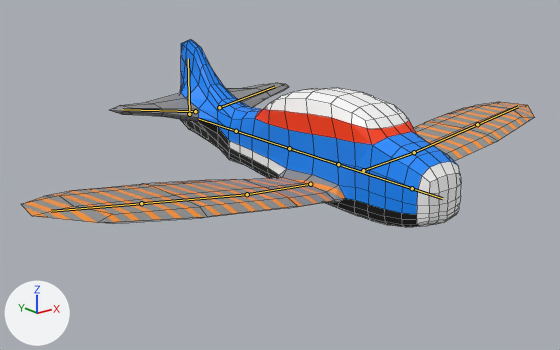
Two versions of the Blender file Assets/PlayerControl/plane.blend, one commit apart.
The view is the same before and after, from a 50 mm lens placed at (-3.31, -3.53, 1.44), pointed at (-0.07, 0.52, -0.18). Every picture has the same lights, and +X, +Y and +Z are marked at lower left. The bones that bend it are drawn over the model as lines. Mesh edges are drawn as thin lines.
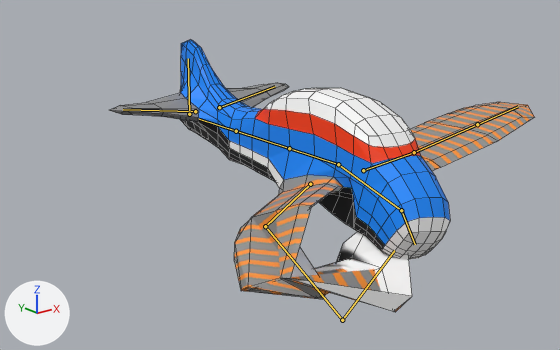
The newer file adds an action. The first version stands in its rest pose; the second is drawn at frame 43 of the action 'NoseScratch'.

Where the change shows, as pixel boxes [x1, y1, x2, y2] in the pictures (560 x 350 px):
'Cube', posed (17% narrower, 45% taller): before [21, 40, 534, 227]; after [109, 40, 534, 312]
bone 'Wing.R.001', root to tip: before (310, 184) to (247, 194); after (310, 184) to (265, 226)
bone 'Wing.R.002', root to tip: before (247, 194) to (141, 203); after (265, 226) to (342, 320)
bone 'Wing.R.003', root to tip: before (141, 203) to (51, 211); after (342, 320) to (394, 250)
bone 'BodyFront', root to tip: before (338, 164) to (412, 188); after (338, 164) to (401, 210)
bone 'Nosetip', root to tip: before (412, 188) to (442, 198); after (401, 210) to (415, 244)

Edits to the bpy script that builds the scene:
```text
Change bone_wing_r_001:
    where bone_wing_r_001 = bpy.data.objects['Armature'].pose.bones['Wing.R.001']  # child of 'Root'
    bone_wing_r_001.rotation_quaternion: (1.0, 0.0, 0.0, 0.0) -> (0.954, -0.096, 0.204, -0.197)  # degrees (0, 0, 0) -> degrees (-16, 21, -26)
Change bone_wing_r_002:
    where bone_wing_r_002 = bpy.data.objects['Armature'].pose.bones['Wing.R.002']  # child of 'Wing.R.001'
    bone_wing_r_002.rotation_quaternion: (1.0, 0.0, 0.0, 0.0) -> (0.655, -0.696, 0.289, -0.057)  # degrees (0, 0, 0) -> degrees (-98, 17, -30)
Change bone_wing_r_003:
    where bone_wing_r_003 = bpy.data.objects['Armature'].pose.bones['Wing.R.003']  # child of 'Wing.R.002'
    bone_wing_r_003.rotation_quaternion: (1.0, 0.0, 0.0, 0.0) -> (0.453, -0.718, 0.418, -0.324)  # degrees (0, 0, 0) -> degrees (-112, -5, -64)
Change bone_bodyfront:
    where bone_bodyfront = bpy.data.objects['Armature'].pose.bones['BodyFront']  # child of 'Root'
    bone_bodyfront.rotation_quaternion: (1.0, 0.0, 0.0, 0.0) -> (0.994, 0.103, -0.004, 0.048)  # degrees (0, 0, 0) -> degrees (12, -1, 5)
Change bone_nosetip:
    where bone_nosetip = bpy.data.objects['Armature'].pose.bones['Nosetip']  # child of 'BodyFront'
    bone_nosetip.rotation_quaternion: (1.0, 0.0, 0.0, 0.0) -> (0.966, 0.237, -0.053, 0.084)  # degrees (0, 0, 0) -> degrees (27, -8, 8)
```
